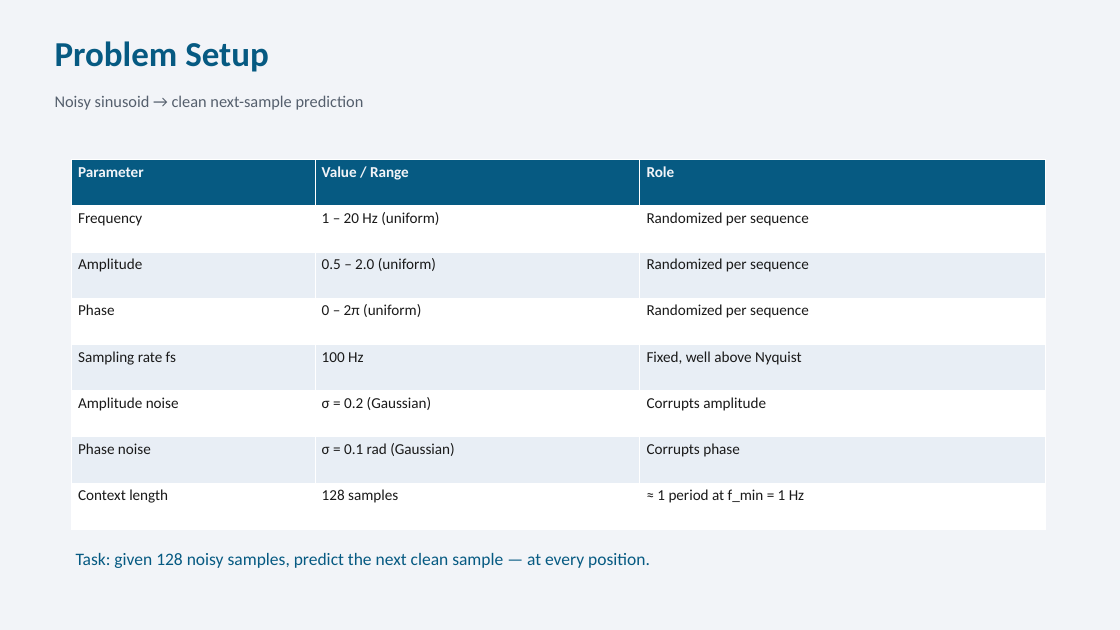
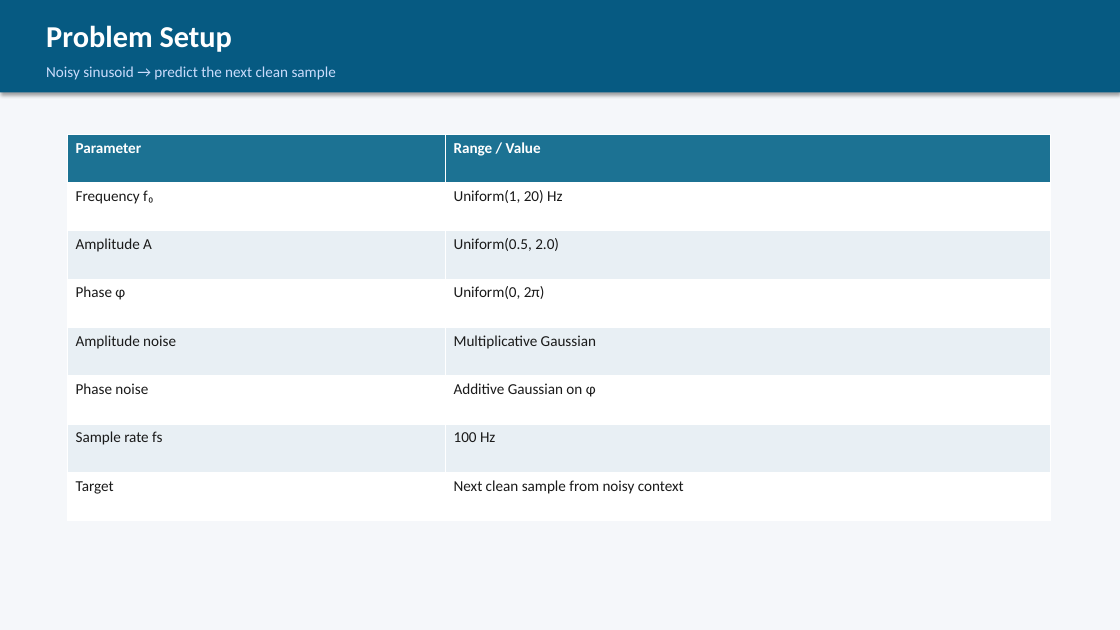
Before and after one commit to makarkul/LLMs-from-scratch, a slide deck: slide 4 of sinusoid_recovery/sinusoid_transformer_design.pptx. Drawn at 1120x630 pixels with LibreOffice and Linux fonts; fonts in the diff are those of the drawing. Boxes give left, top, right and bottom in pixels: in the first picture for what was removed or moved away, otherwise in the second. Text is boxed around its words. In the diff, an @@ line names an element or a change of style, - is before the commit and + after.

```diff
--- a/sinusoid_recovery/sinusoid_transformer_design.pptx
+++ b/sinusoid_recovery/sinusoid_transformer_design.pptx
@@ rectangle at (0,0,1120,630): fill #F2F4F8 to #F5F7FA; shadow on @@
@@ rectangle added at (0,0,1120,92), fill #065A82 @@
@@ text "Problem Setup": place and size @@
-text "Problem Setup" at (55,41,269,72)
+text "Problem Setup" at (46,25,232,52)
@@ text "Problem Setup" at (46,25,232,52): size 30 to 26 pt, text colour #065A82 to #FFFFFF @@
@@ text at (46,66,336,80): text changed; size 14 to 13 pt; text colour #555F6D to #CADCFC @@
-Noisy sinusoid → clean next-sample prediction
+Noisy sinusoid → predict the next clean sample
@@ table at (67,134,1050,521) @@
-column 1: Parameter | Frequency | Amplitude | Phase | Sampling rate fs | Amplitude noise | Phase noise | Context length
-column 2: Value / Range | 1 – 20 Hz (uniform) | 0.5 – 2.0 (uniform) | 0 – 2π (uniform) | 100 Hz | σ = 0.2 (Gaussian) | σ = 0.1 rad (Gaussian) | 128 samples
-column 3: Role | Randomized per sequence | Randomized per sequence | Randomized per sequence | Fixed, well above Nyquist | Corrupts amplitude | Corrupts phase | ≈ 1 period at f_min = 1 Hz
+column 1: Parameter | Frequency f₀ | Amplitude A | Phase φ | Amplitude noise | Phase noise | Sample rate fs | Target
+column 2: Range / Value | Uniform(1, 20) Hz | Uniform(0.5, 2.0) | Uniform(0, 2π) | Multiplicative Gaussian | Additive Gaussian on φ | 100 Hz | Next clean sample from noisy context
@@ table: place and size @@
-table at (71,160,1046,529)
+table at (67,134,1050,521)
@@ text removed at (76,553,650,568) @@
-Task: given 128 noisy samples, predict the next clean sample — at every position.
```
Also in this commit, not shown: 3 other slides changed, 14 slides added, 16 slides removed, 22 other files.
